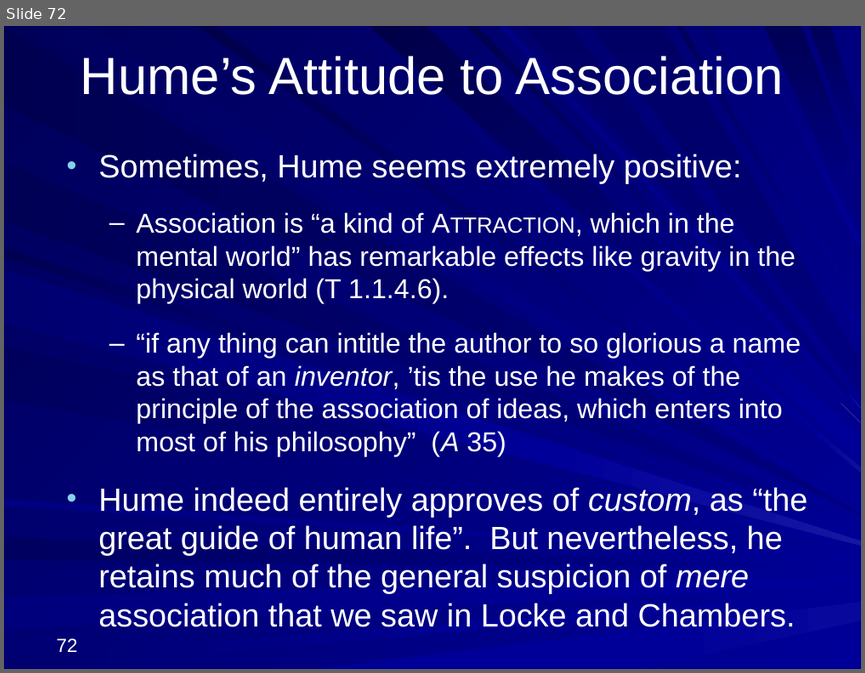
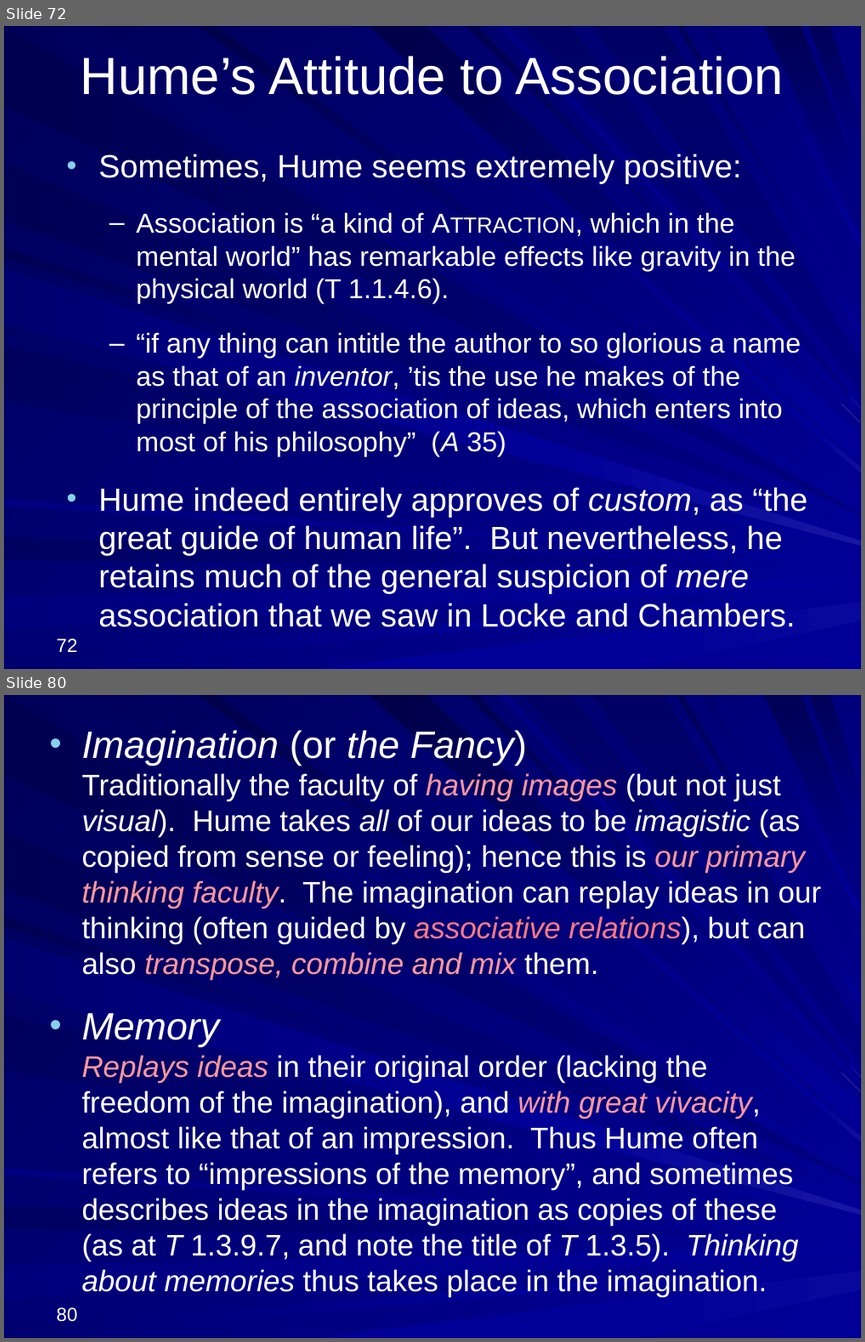
Before and after one commit to englishphilosophy/hume-texts-online, a slide deck: teaching/lectures/2024_Hume_MT_current.pptx. Shown one above the other, each under a label of ours: slide 72 before the commit, slides 72 and 80 after it; the slides between them are not shown. The pictures are 865x673 and 865x1342 pixels, drawn with LibreOffice and Linux fonts; fonts in the diff are those of the drawing. Boxes give left, top, right and bottom in pixels: in the first picture for what was removed or moved away, otherwise in the second. Text is boxed around its words. In the diff, an @@ line names an element or a change of style, - is before the commit and + after.

Commit message:
Lecture 3 uploaded

```diff
--- a/teaching/lectures/2024_Hume_MT_current.pptx
+++ b/teaching/lectures/2024_Hume_MT_current.pptx
@@ slide 80 added at [4, 695, 861, 1338], background gradient #000078 to #000099; not listed: 37 template elements that a slide beside it also shows @@
@@ text added at [82, 730, 822, 1297], 25 pt, text #FFFFFF @@
+• Imagination (or the Fancy)
+  Traditionally the faculty of having images (but not just visual). Hume takes all of our ideas to be imagistic (as copied from sense or feeling); hence this is our primary thinking faculty. The imagination can replay ideas in our thinking (often guided by associative relations), but can also transpose, combine and mix them.
+• Memory
+  Replays ideas in their original order (lacking the freedom of the imagination), and with great vivacity, almost like that of an impression. Thus Hume often refers to “impressions of the memory”, and sometimes describes ideas in the imagination as copies of these (as at T 1.3.9.7, and note the title of T 1.3.5). Thinking about memories thus takes place in the imagination.
@@ page number added at [57, 1307, 78, 1321], 16 pt, text #FFFFFF @@
+80
```
Also in this commit, not shown: 47 other slides added, 4 other files.
